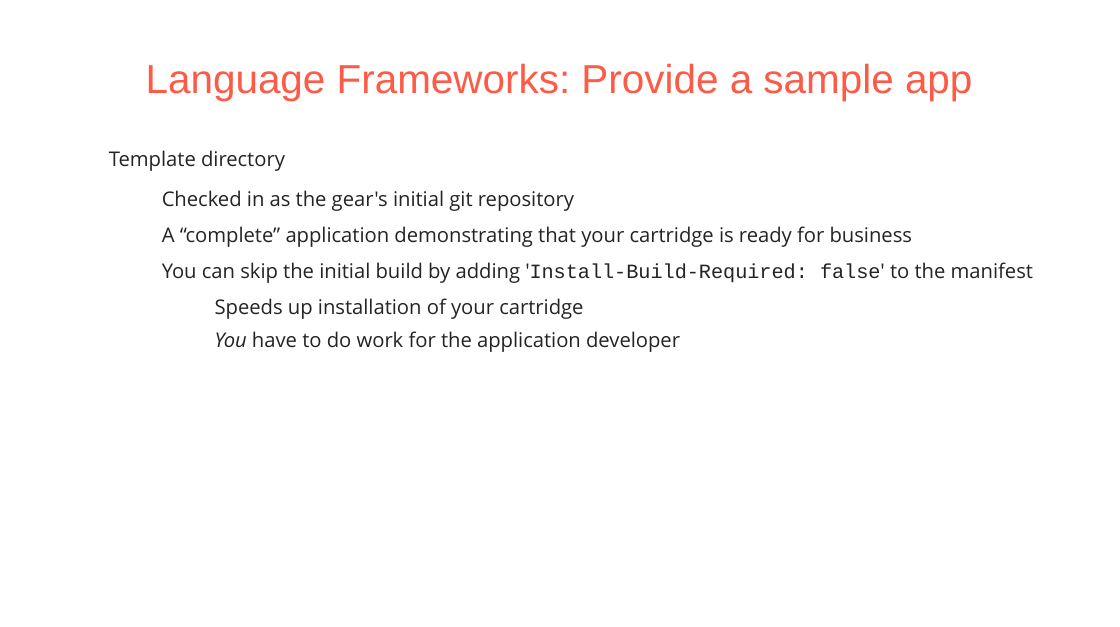
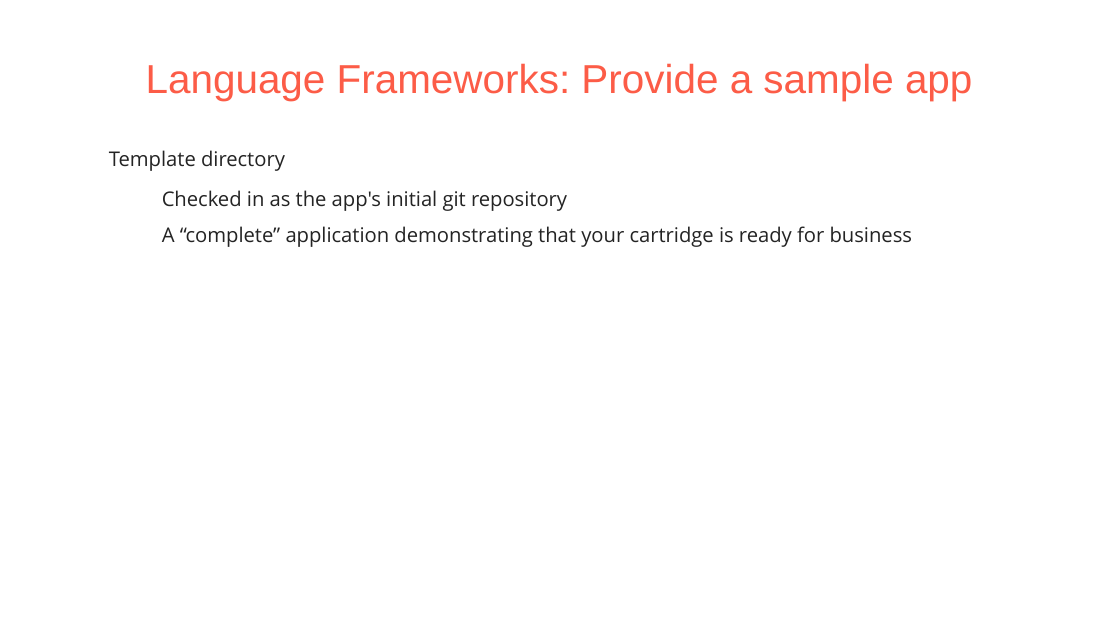
Before and after one commit to pmorie/presentations, a slide deck: slide 18 of devnation_openshift_cartridges.odp. Drawn at 1120x627 pixels with LibreOffice and Linux fonts; fonts in the diff are those of the drawing; background and template pictures are left out. Boxes give left, top, right and bottom in pixels: in the first picture for what was removed or moved away, otherwise in the second. Text is boxed around its words. In the diff, an @@ line names an element or a change of style, - is before the commit and + after.

```diff
--- a/devnation_openshift_cartridges.odp
+++ b/devnation_openshift_cartridges.odp
@@ text at (162,190,567,211): text changed @@
-  − Checked in as the gear's initial git repository
+  − Checked in as the app's initial git repository
@@ text at (162,262,1033,352): paragraphs removed @@
-  − You can skip the initial build by adding 'Install-Build-Required: false' to the manifest
-    ● Speeds up installation of your cartridge
-    ● You have to do work for the application developer
```
Also in this commit, not shown: 13 other slides changed.
